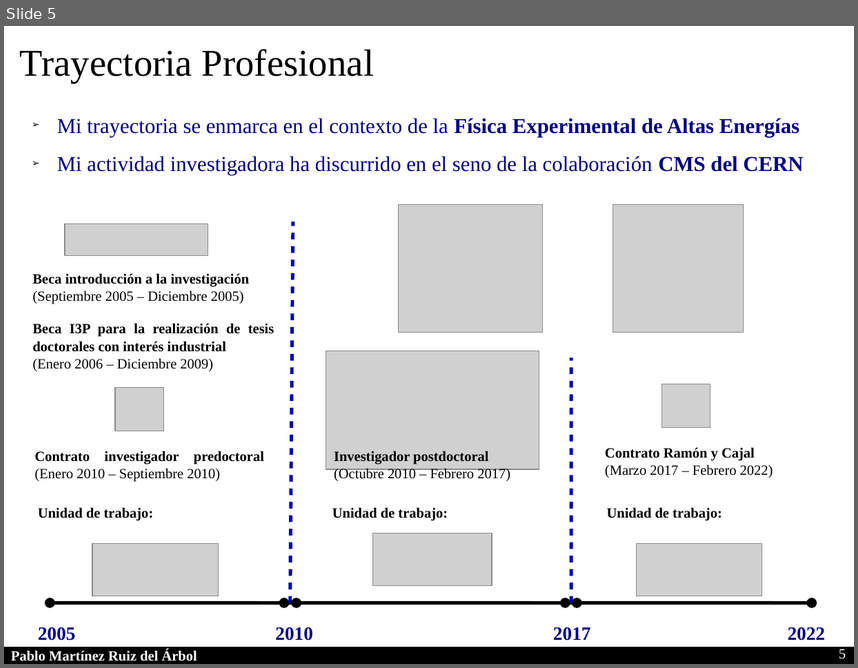
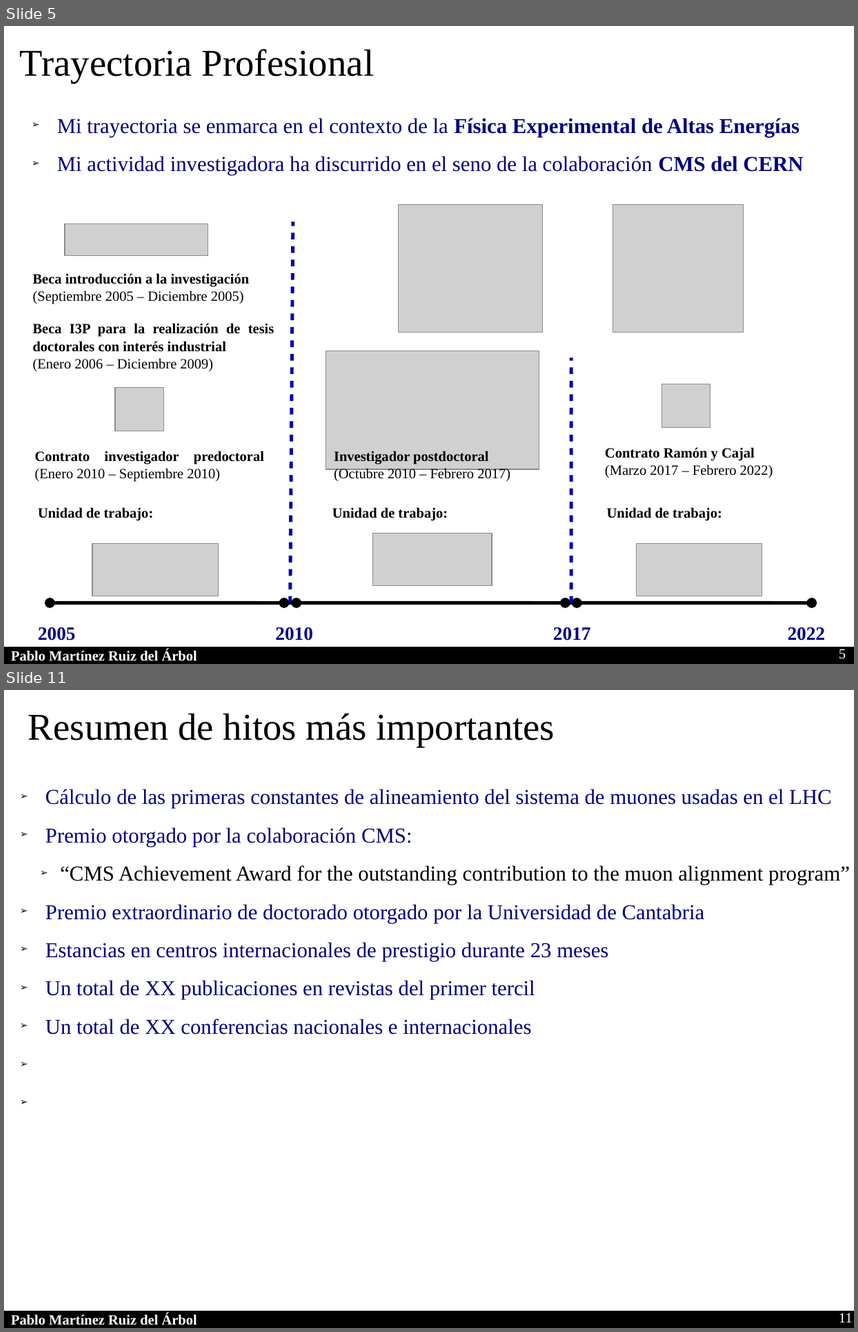
Before and after one commit to parbol/Plaza, a slide deck: Presentacion/Presentacion.odp. Shown one above the other, each under a label of ours: slide 5 before the commit, slides 5 and 11 after it; the slides between them are not shown. The pictures are 858x668 and 858x1332 pixels, drawn with LibreOffice and Linux fonts; fonts in the diff are those of the drawing; grey boxes stand for pictures. Boxes give left, top, right and bottom in pixels: in the first picture for what was removed or moved away, otherwise in the second. Text is boxed around its words. In the diff, an @@ line names an element or a change of style, - is before the commit and + after.

```diff
--- a/Presentacion/Presentacion.odp
+++ b/Presentacion/Presentacion.odp
@@ slide 11 added at (4,690,854,1328), background #FFFFFF; not listed: 2 template elements that a slide beside it also shows @@
@@ text added at (28,713,555,747), 32 pt, text #000000 @@
+Resumen de hitos más importantes
@@ text added at (45,789,850,1034), 18 pt, text #000080 @@
+➢ Cálculo de las primeras constantes de alineamiento del sistema de muones usadas en el LHC
+➢ Premio otorgado por la colaboración CMS:
+  ➢ “CMS Achievement Award for the outstanding contribution to the muon alignment program”
+➢ Premio extraordinario de doctorado otorgado por la Universidad de Cantabria
+➢ Estancias en centros internacionales de prestigio durante 23 meses
+➢ Un total de XX publicaciones en revistas del primer tercil
+➢ Un total de XX conferencias nacionales e internacionales
@@ page number added at (839,1312,853,1322), 12 pt, text #FFFFFF @@
+11
```
Also in this commit, not shown: 4 slides changed, 4 other slides added, 2 slides removed.
